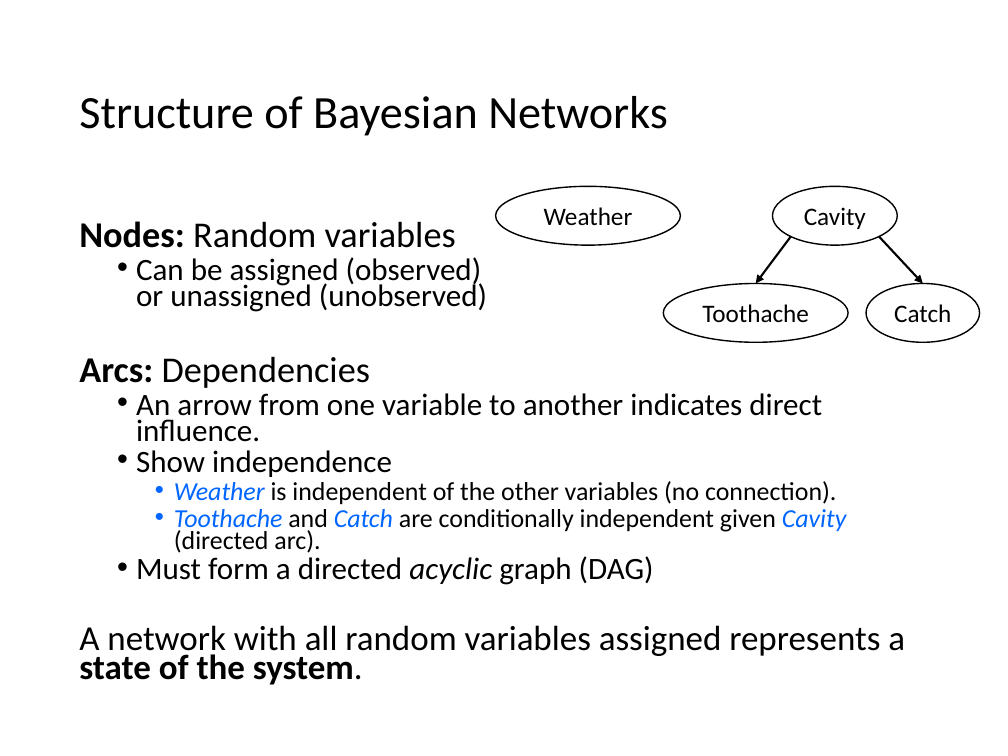
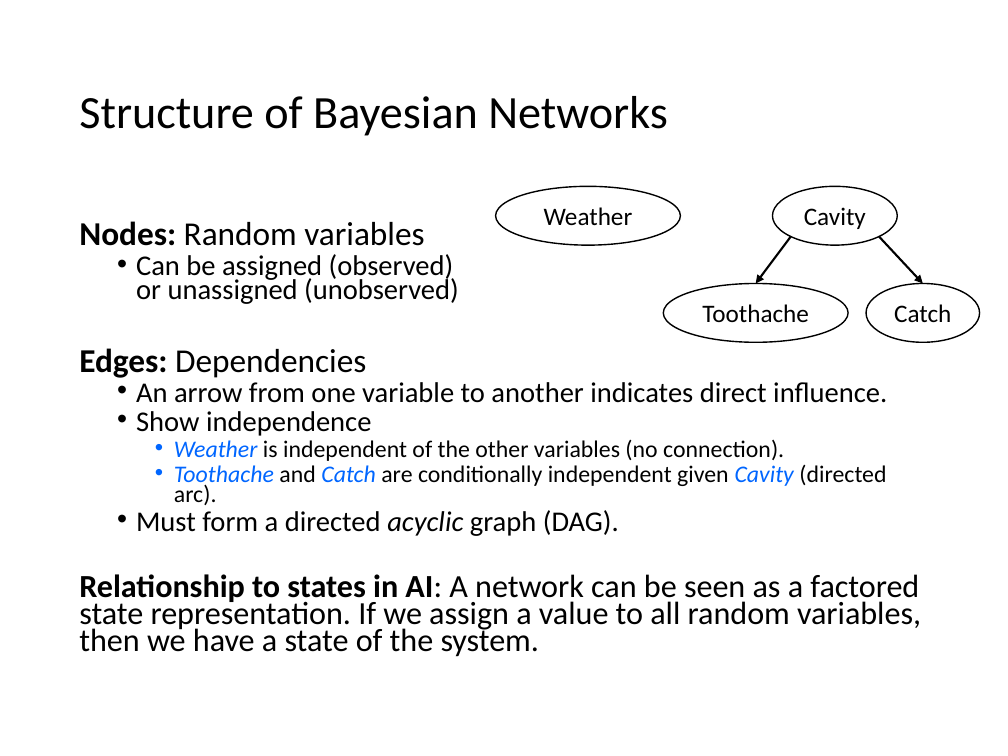
Before and after one commit to mhahsler/CS7320-AI, a slide deck: slide 6 of slides/13_bayes_nets.pptx. Drawn at 1008x756 pixels with LibreOffice and Linux fonts; fonts in the diff are those of the drawing. Boxes give left, top, right and bottom in pixels: in the first picture for what was removed or moved away, otherwise in the second. Text is boxed around its words. In the diff, an @@ line names an element or a change of style, - is before the commit and + after.

```diff
--- a/slides/13_bayes_nets.pptx
+++ b/slides/13_bayes_nets.pptx
@@ text at (x1=79, y1=221, x2=887, y2=505): size 25.9 to 23.8 pt in "Nodes: Random variables"; size 22.2 to 20.4 pt in "Can be assigned (observed) or unassigned (unobserved)", "An arrow from one variable to another ...", "Show independence"; size 18.5 to 17 pt in "Weather is independent of the other variables ...", "Toothache and Catch are conditionally independent given ..." @@
@@ text at (x1=79, y1=348, x2=366, y2=378): text changed; size 25.9 to 23.8 pt @@
-Arcs: Dependencies
+Edges: Dependencies
@@ text at (x1=79, y1=510, x2=921, y2=657): text changed; size 25 to 22.9 pt @@
-  • Must form a directed acyclic graph (DAG)
-A network with all random variables assigned represents a state of the system.
+  • Must form a directed acyclic graph (DAG).
+Relationship to states in AI: A network can be seen as a factored state representation. If we assign a value to all random variables, then we have a state of the system.
```
Also in this commit, not shown: 19 other slides changed, 16 other files.
